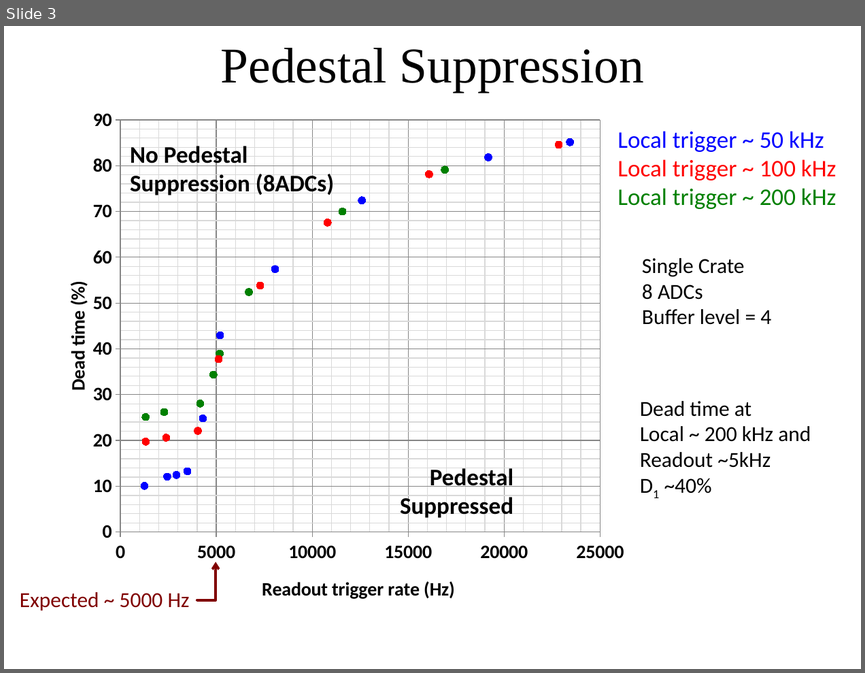
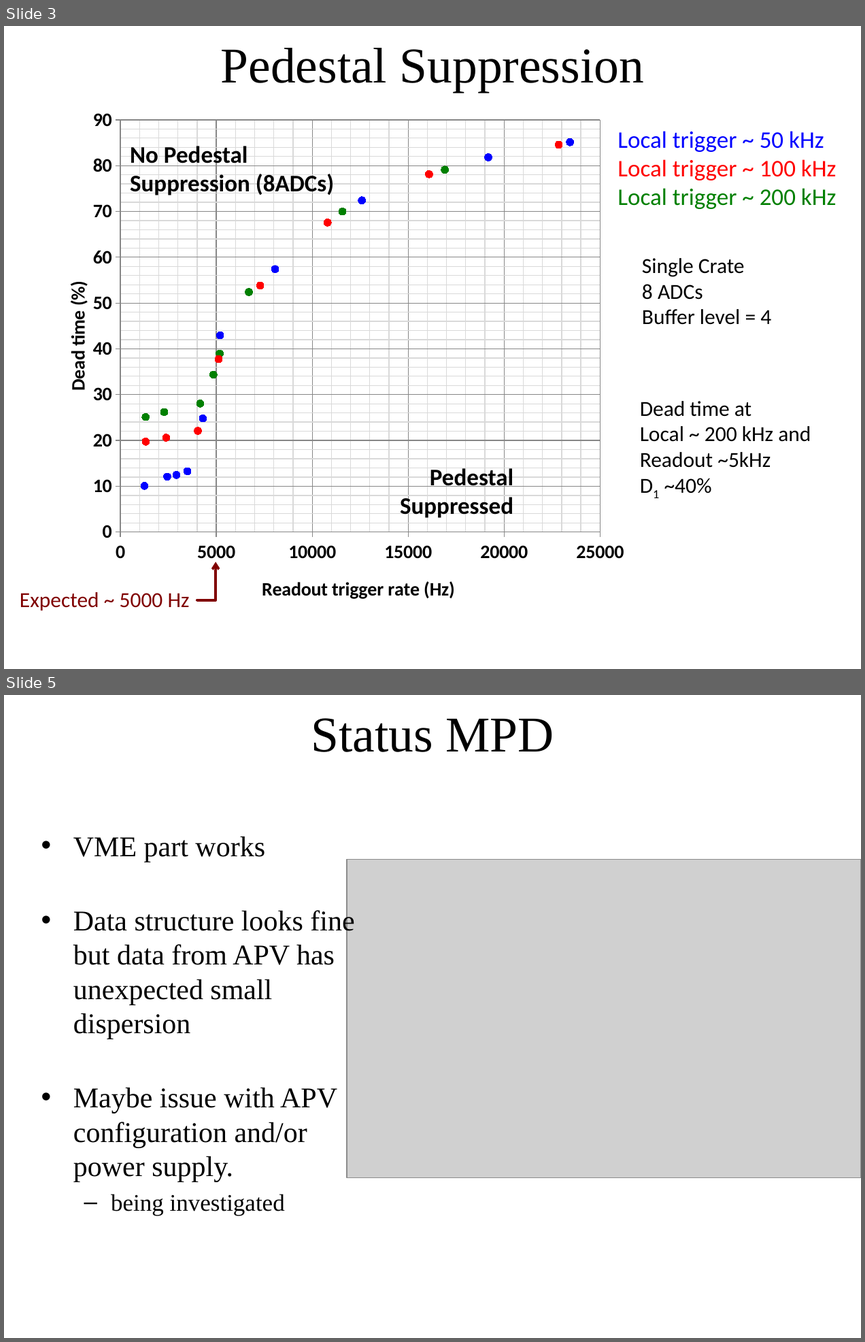
Before and after one commit to bmoffit/sbsdaq, a slide deck: 2015_DOE_Review/RemovedSlides.pptx. Shown one above the other, each under a label of ours: slide 3 before the commit, slides 3 and 5 after it; the slides between them are not shown. The pictures are 865x673 and 865x1342 pixels, drawn with LibreOffice and Linux fonts; fonts in the diff are those of the drawing; grey boxes stand for pictures; background and template pictures are left out. Boxes give left, top, right and bottom in pixels: in the first picture for what was removed or moved away, otherwise in the second. Text is boxed around its words. In the diff, an @@ line names an element or a change of style, - is before the commit and + after.

```diff
--- a/2015_DOE_Review/RemovedSlides.pptx
+++ b/2015_DOE_Review/RemovedSlides.pptx
@@ slide 5 added at [4,695,861,1338], background picture (left out) @@
@@ title added at [311,718,553,752], 42 pt, text #000000 @@
+Status MPD
@@ text added at [73,836,354,1215], 24 pt, text #000000 @@
+• VME part works
+• Data structure looks fine but data from APV has unexpected small dispersion
+• Maybe issue with APV configuration and/or power supply.
+  – being investigated
@@ picture added at [347,860,861,1177] @@
@@ text added at [332,1294,532,1328], 10 pt, text #FFFFFF @@
+11/11/2015
@@ page number added at [332,1318,532,1336], 10 pt, text #FFFFFF @@
+5
```
Also in this commit, not shown: 1 other slide added, 1 slide removed, 2 other files.
